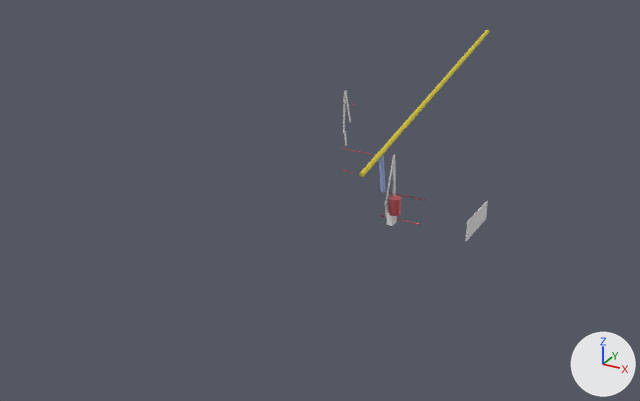
An edit to the Blender file 2026otopark/2026-02-09-bariyer1.blend, drawn before and after from the same camera.
Both versions are drawn from a 50 mm camera at (3.27, -7.32, 3.96) aimed at (-0.7, -0.09, 0.34). Every picture has the same lights, and +X, +Y and +Z are marked at lower right. The older version comes first.
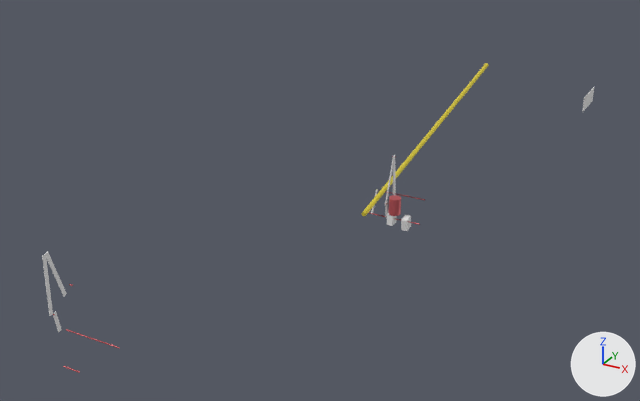
What changed in the scene script:
```text
Change ob_cube_014:
    ob_cube_014.location: (0.927, -0.005, 0.452) -> (0.927, 4.345, 0.452)
Remove ob_cylinder_006:
    ob_cylinder_006 = bpy.data.objects.new('Cylinder.006', me_cylinder_006)
    ob_cylinder_006.parent = ob_cube_005
    ob_cylinder_006.matrix_parent_inverse = Matrix(((400.0, 0.0, 0.0, 2.11), (0.0, 0.343, 4.431, -2.99), (0.0, 66.47, -5.149, -9.464), (0.0, 0.0, 0.0, 1.0)))
    ob_cylinder_006.location = (-0.12, 0.172, 0.676)
    ob_cylinder_006.scale = (0.025, -0.025, 0.225)
Change ob_cylinder_007:
    ob_cylinder_007.location: (-0.12, 1.503, 0.64) -> (-0.12, 1.478, 0.171)
Change ob_cylinder_008:
    remove ob_cylinder_008.parent = ob_cylinder_006
Change ob_cylinder_016:
    ob_cylinder_016.location: (-0.808, 1.062, 0.468) -> (-0.808, -3.308, 0.468)
Change ob_cube_012:
    ob_cube_012.location: (-0.892, 0.806, 0.764) -> (-0.892, -3.563, 0.784)
Change ob_cube_023:
    ob_cube_023.location: (-0.893, 0.809, 1.224) -> (-0.893, -3.56, 1.243)
Change ob_cube_024:
    ob_cube_024.location: (-0.892, 0.806, 0.764) -> (-0.892, -3.563, 0.784)
Add ob_cube_025:
    ob_cube_025 = bpy.data.objects.new('Cube.025', me_cube_004.copy())  # the mesh of ob_cube_010
    ob_cube_025.parent = ob_cylinder_007
    ob_cube_025.matrix_parent_inverse = Matrix(((40.0, 0.0, 0.0, 4.791), (0.0, 2.416, -42.76, 38.49), (0.0, -0.57, -0.0399, 0.878), (0.0, 0.0, 0.0, 1.0)))
    ob_cube_025.location = (0.198, 0.00601, 0.7)
    ob_cube_025.scale = (0.03, -0.05, 0.06)
```

Boxes [x1, y1, x2, y2] around the edits, measured in the pictures (640 x 401 px):
'Cylinder.007', moved: before [359, 30, 490, 177]; after [361, 63, 489, 216]
'Cube.014', moved: before [466, 200, 488, 241]; after [582, 87, 594, 112]
'Cube.024', moved: before [343, 91, 346, 133]; after [42, 254, 53, 316]
'Cube.023', moved: before [346, 90, 351, 123]; after [45, 251, 67, 297]
'Cylinder.006', deleted: before [379, 155, 386, 193]
'Cube.025', added: after [401, 215, 411, 231]
'Cylinder.016', moved: before [341, 148, 376, 155]; after [66, 329, 119, 348]
'Cube.012', moved: before [344, 131, 347, 146]; after [53, 311, 62, 332]
